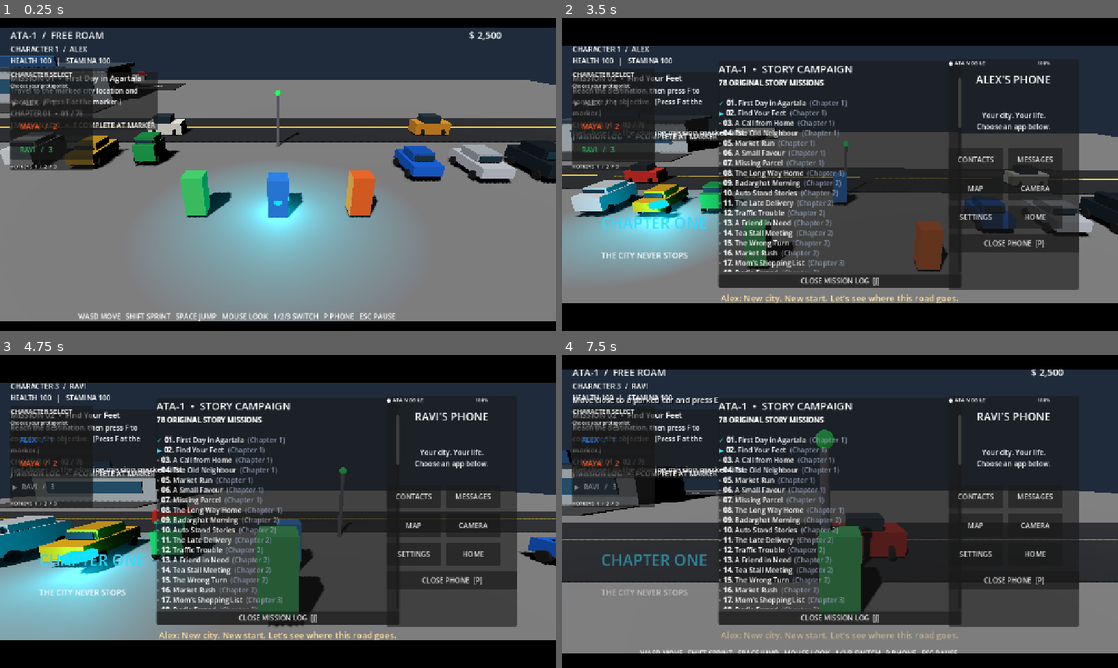
Above: before the commit, frames 1-4 (two rows, left to right).
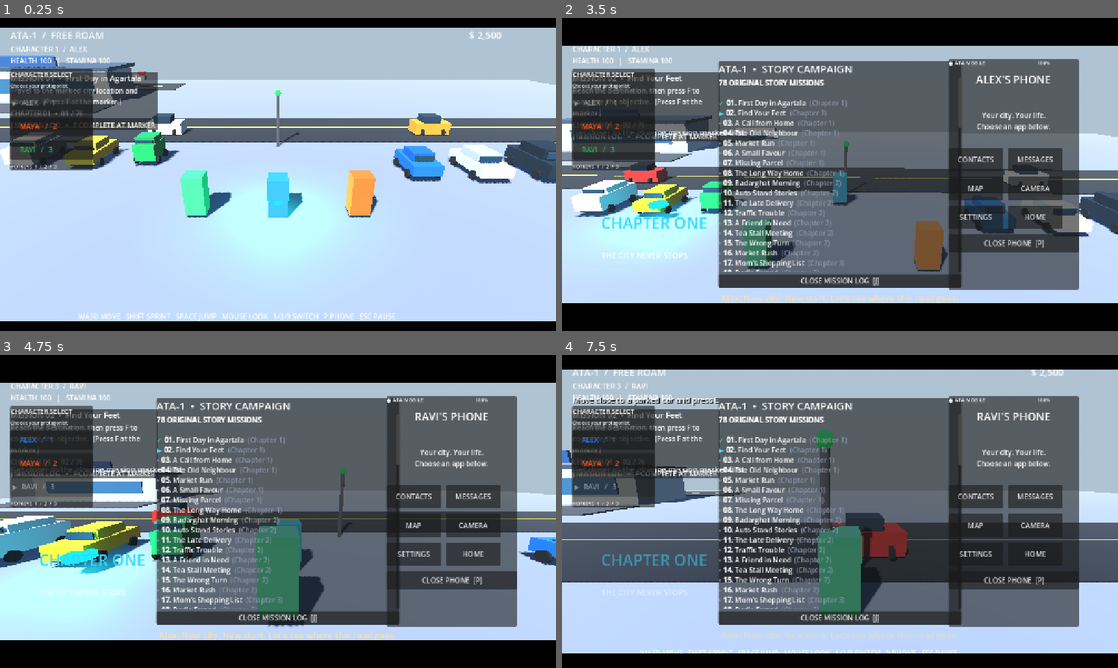
Above: after the commit, the same moments.

Repository: anirudhadebbarma031214-commits/ATA-1
Game: Godot game, scene res://scenes/main.tscn
Two runs of this game, one before a commit and one after it. Both use one fixed random seed, a clock stepped at 60 frames per second and the inputs below.
Inputs (mouse positions are in pixels of both pictures, inside the frame that each line leads up to):
- Up to frame 1 (0.25 s): no input
- Up to frame 2 (3.5 s): tap F at 0.5, 1.25, 2, 2.75, 2.85 s; move the mouse to (962, 158) at 0.52 s; hold D 0.53-1.28 s; tap C at 0.6 s; click (962, 158) at 0.67 s; tap Space at 0.77, 1.52, 3.02 s; move the mouse to (812, 174) at 1.27 s; hold W 1.28-2.03 s; tap P at 1.35 s; move the mouse to (895, 105) at 2.02 s; hold D 2.03-2.78 s; tap J at 2.1 s; move the mouse to (812, 237) at 2.77 s; hold W from 2.78 s (still down); click (812, 237) at 2.92 s
- Up to frame 3 (4.75 s): tap F at 3.5, 4.25 s; move the mouse to (444, 558) at 3.52 s; release W at 3.53 s; hold A 3.53-4.28 s; tap 1 at 3.6 s; tap Space at 3.77, 4.52 s; move the mouse to (233, 508) at 4.27 s; hold W from 4.28 s (still down); tap 3 at 4.35 s
- Up to frame 4 (7.5 s): move the mouse to (845, 511) at 5.02 s; tap 0 at 5.1 s; move the mouse to (817, 505) at 5.77 s; release W at 5.78 s; hold D 5.78-6.53 s; tap Shift at 5.85 s; tap Space at 6.02, 6.77 s; move the mouse to (867, 511) at 6.52 s; hold W from 6.53 s (still down); tap E at 6.6 s; move the mouse to (812, 511) at 7.27 s; tap C at 7.35 s

The runs differ from the first frame. In frame 1, 89% of the frame differs, in the area x 0-100%, y 3-97%; in frame 2, 66%; in frame 3, 66%; in frame 4, 70%.
Error before the commit: Parse Error: Cannot infer the type of "weather_name" variable because the value doesn't have a set type. (res://scripts/graphics_weather.gd:188)

Commit message:
Fix graphics weather script type inference

Diff:
--- a/scripts/graphics_weather.gd
+++ b/scripts/graphics_weather.gd
@@ -185,6 +185,6 @@
 func _update_status() -> void:
 	if not is_instance_valid(status_label):
 		return
-	var weather_name := ["CLEAR", "RAIN", "FOG"][int(weather)]
-	var quality_name := ["PERFORMANCE", "BALANCED", "QUALITY"][int(quality)]
+	var weather_name: String = ["CLEAR", "RAIN", "FOG"][int(weather)]
+	var quality_name: String = ["PERFORMANCE", "BALANCED", "QUALITY"][int(quality)]
 	status_label.text = "WEATHER: %s  |  GRAPHICS: %s  |  F6 WEATHER  /  F7 QUALITY" % [weather_name, quality_name]
